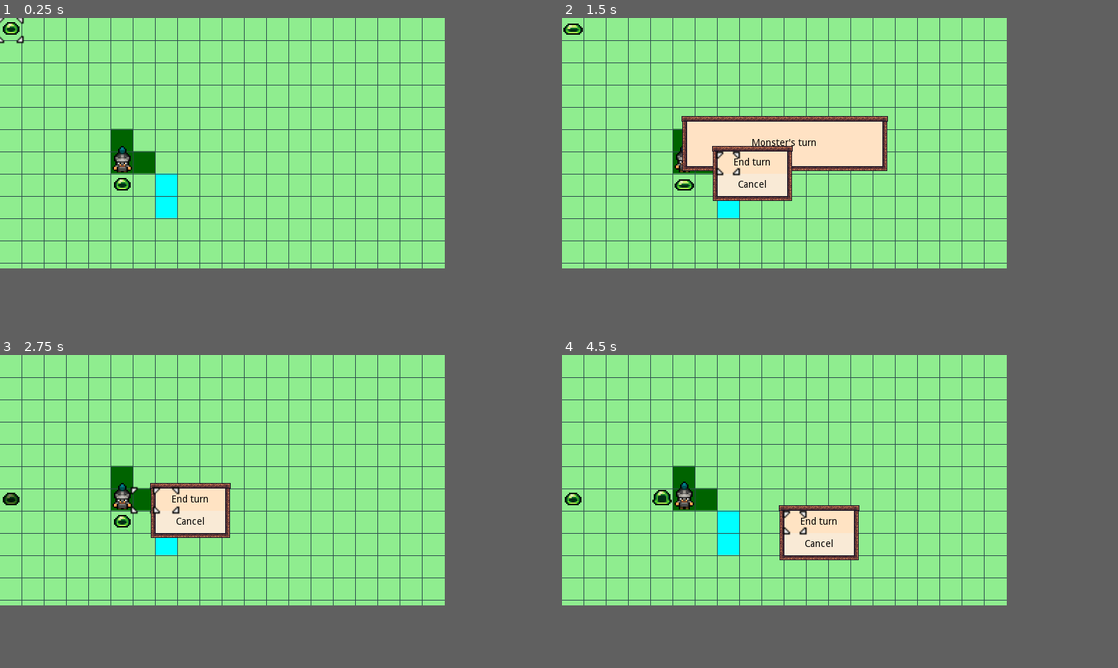
Above: before the commit, frames 1-4 (two rows, left to right).
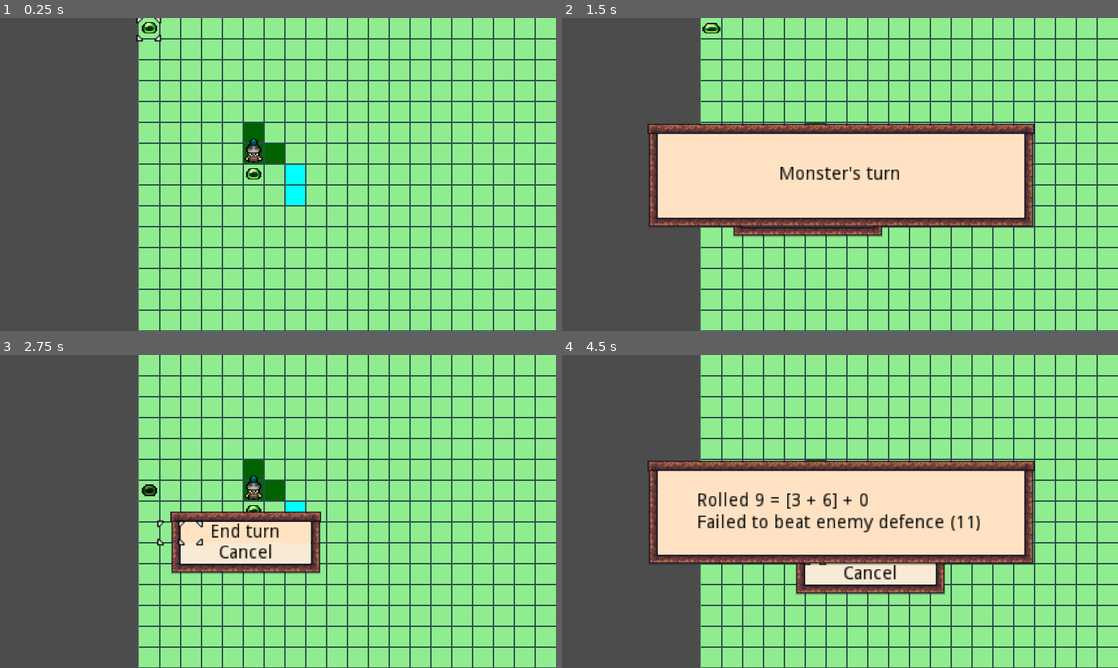
Above: after the commit, the same moments.

Repository: DaveRendell/gridcursor
Game: Godot game, scene res://src/battle/Battle.tscn
Two runs of this game, one before a commit and one after it. Both use one fixed random seed, a clock stepped at 60 frames per second and the inputs below.
Inputs (mouse positions are in pixels of both pictures, inside the frame that each line leads up to):
- Up to frame 1 (0.25 s): no input
- Up to frame 2 (1.5 s): tap Enter (ui_accept) at 0.5, 0.77 s; move the mouse to (884, 130) at 0.52 s; hold Right (ui_right) 0.53-1.25 s; click (884, 130) at 0.67 s; drag from (695, 155) to (762, 193) at 1.27 s
- Up to frame 3 (2.75 s): move the mouse to (266, 423) at 2.02 s; hold Right (ui_right) from 2.03 s (still down)
- Up to frame 4 (4.5 s): release Right (ui_right) at 2.75 s; drag from (762, 530) to (650, 442) at 2.77 s; move the mouse to (917, 517) at 3.52 s; hold Left (ui_left) 3.53-4.25 s; tap Enter (ui_accept) at 3.77 s; drag from (650, 442) to (717, 417) at 4.27 s
The window is 640x360 before the commit and 800x450 after it. Grey fills any space a smaller window leaves; there, only what the larger window draws over its background counts as a difference.

The runs differ from the first frame. In frame 1, 38% of the frame differs, in the area x 0-100%, y 0-100%; in frame 2, 50%; in frame 3, 43%; in frame 4, 54%.

Commit message:
Add moving camera

Diff:
--- a/project.godot
+++ b/project.godot
@@ -134,8 +134,8 @@
 
 [display]
 
-window/size/width=640
-window/size/height=360
+window/size/width=1280
+window/size/height=720
 window/dpi/allow_hidpi=true
 window/stretch/mode="2d"
 window/stretch/aspect="keep_width"
--- a/src/grid/Grid.gd
+++ b/src/grid/Grid.gd
@@ -6,7 +6,7 @@
 # This scene is abstract, and must have various methods implemented by
 # inheriting scenes
 
-export var grid_size: int = 32
+export var grid_size: int = 16
 export var grid_width: int = 20
 export var grid_height: int = 20
 
--- a/src/grid/Grid.tscn
+++ b/src/grid/Grid.tscn
@@ -21,7 +21,6 @@
 color = Color( 1, 1, 1, 0 )
 
 [node name="Cursor" type="AnimatedSprite" parent="."]
-scale = Vector2( 2, 2 )
 z_index = 5
 frames = SubResource( 2 )
 playing = true
--- a/src/map/Map.gd
+++ b/src/map/Map.gd
@@ -12,6 +12,8 @@
 
 var teams = 2
 var current_turn = 0
+
+var zoom_level = 3
 
 var new_menu = preload("res://src/menu/Menu.tscn")
 var new_toast = preload("res://src/PopupDialog.tscn")
@@ -54,6 +56,11 @@
 			draw_line(from, to, Color.coral, grid_size * 0.5, true)
 
 	draw_grid()
+
+func move_cursor(dx: int, dy: int):
+	.move_cursor(dx, dy)
+	# Update Camera
+	var view_size = get_viewport().size
 
 func distance(coordinate_1: Coordinate, coordinate_2: Coordinate) -> int:
 	push_error("Implement distance in inheriting class")
@@ -130,7 +137,8 @@
 func display_toast(text: String, delay: float = 1.0) -> Popup:
 	var toast = new_toast.instance()
 	toast.get_node("Panel/CenterContainer/Label").text = text
-	add_child(toast)
+	toast.rect_scale = Vector2(zoom_level, zoom_level)
+	$PopupLayer.add_child(toast)
 	toast.popup_centered()
 	var timer = get_tree().create_timer(delay)
 	timer.connect("timeout", toast, "queue_free")
--- a/src/map/Map.tscn
+++ b/src/map/Map.tscn
@@ -5,3 +5,19 @@
 
 [node name="Map" instance=ExtResource( 2 )]
 script = ExtResource( 1 )
+
+[node name="PopupLayer" type="CanvasLayer" parent="." index="0"]
+
+[node name="Cursor" parent="." index="2"]
+frame = 1
+
+[node name="Camera" type="Camera2D" parent="Cursor" index="0"]
+current = true
+limit_smoothed = true
+drag_margin_h_enabled = true
+drag_margin_v_enabled = true
+smoothing_enabled = true
+drag_margin_left = 0.8
+drag_margin_top = 0.8
+drag_margin_right = 0.8
+drag_margin_bottom = 0.8
--- a/src/map/SquareGrid.gd
+++ b/src/map/SquareGrid.gd
@@ -6,6 +6,26 @@
 var new_unit = preload("res://src/map/Unit.tscn")
 
 func _ready():
+	var view_size = get_viewport().size
+	var width = grid_size * grid_width
+	var height = grid_size * grid_height
+	var h_margin = max(0, (view_size.x / zoom_level - width) / 2)
+	var v_margin = max(0, (view_size.y / zoom_level - height) / 2)
+	var camera = $Cursor/Camera
+	camera.zoom = Vector2(1.0 / 3, 1.0 / 3)
+	camera.limit_left = -h_margin
+	camera.limit_right = width + h_margin
+	camera.limit_top = -v_margin
+	camera.limit_bottom = height + v_margin
+
+	var h_drag_margin = 1 - (4 * zoom_level * grid_size / view_size.x)
+	var v_drag_margin = 1 - (4 * zoom_level * grid_size / view_size.y)
+	camera.drag_margin_left = h_drag_margin
+	camera.drag_margin_right = h_drag_margin
+	camera.drag_margin_top = v_drag_margin
+	camera.drag_margin_bottom = v_drag_margin
+	camera.position = Vector2(grid_size / 2, grid_size / 2)
+
 	var blue_soldier_sprite_sheet = preload("res://img/characters/Soldier-Blue.png")
 	var blue_soldier_sprite = PunyCharacterSprite.character_sprite(blue_soldier_sprite_sheet)
 	var slime_sprite_sheet = preload("res://img/characters/Slime.png")
--- a/src/map/SquareGrid.tscn
+++ b/src/map/SquareGrid.tscn
@@ -6,5 +6,18 @@
 [node name="SquareGrid" instance=ExtResource( 1 )]
 script = ExtResource( 2 )
 
-[node name="Background" parent="." index="0"]
+[node name="PopupLayer" type="CanvasLayer" parent="." index="0"]
+
+[node name="Background" parent="." index="1"]
 show_behind_parent = true
+
+[node name="Camera" type="Camera2D" parent="Cursor" index="0"]
+current = true
+zoom = Vector2( 0.333, 0.333 )
+limit_left = -160
+limit_right = 1120
+drag_margin_h_enabled = true
+drag_margin_v_enabled = true
+smoothing_enabled = true
+editor_draw_limits = true
+editor_draw_drag_margin = true
--- a/src/models/puny_characters_sprite.gd
+++ b/src/models/puny_characters_sprite.gd
@@ -13,8 +13,7 @@
 	add_animation(frames, sprite_sheet, "left", 6, [0, 2, 0, 3])
 
 	sprite.frames = frames
-	sprite.scale = Vector2(2, 2)
-	sprite.position = Vector2(16, 16)
+	sprite.position = Vector2(8, 8)
 	sprite.play()
 	return sprite
 
@@ -30,8 +29,7 @@
 	add_animation(frames, sprite_sheet, "left", 0, [0, 1, 2, 3, 4, 5], 7.0)
 
 	sprite.frames = frames
-	sprite.scale = Vector2(2, 2)
-	sprite.position = Vector2(14, 16)
+	sprite.position = Vector2(7, 8)
 	sprite.play()
 	return sprite
 
